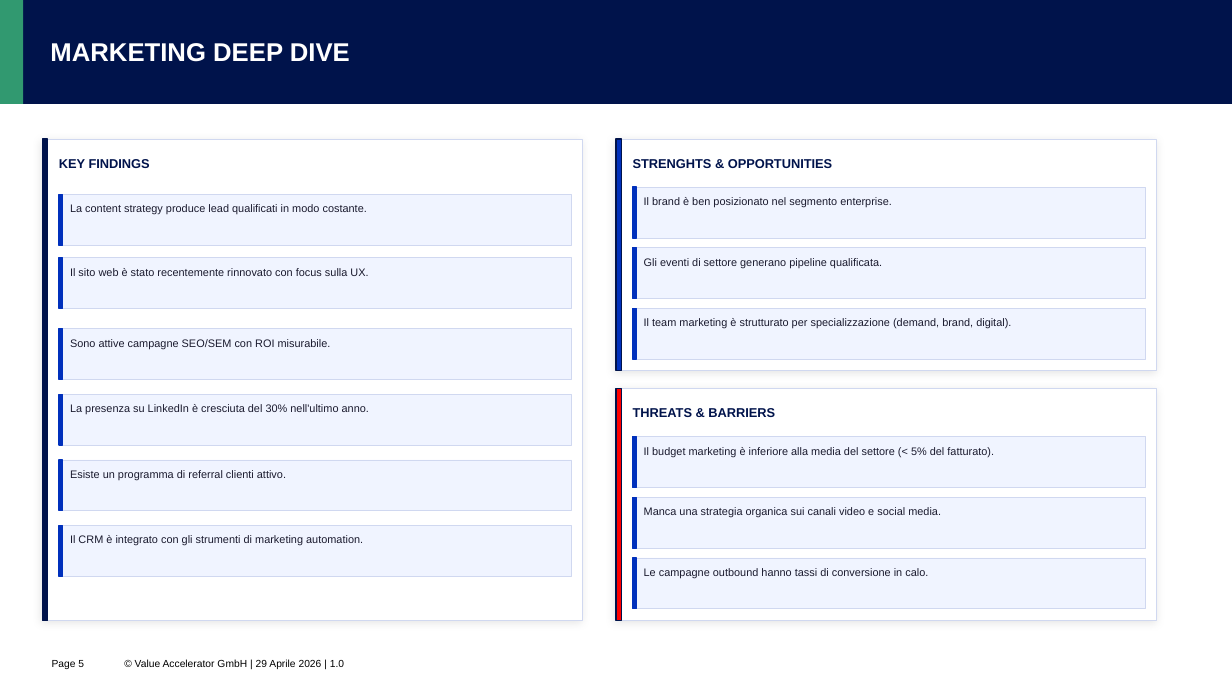
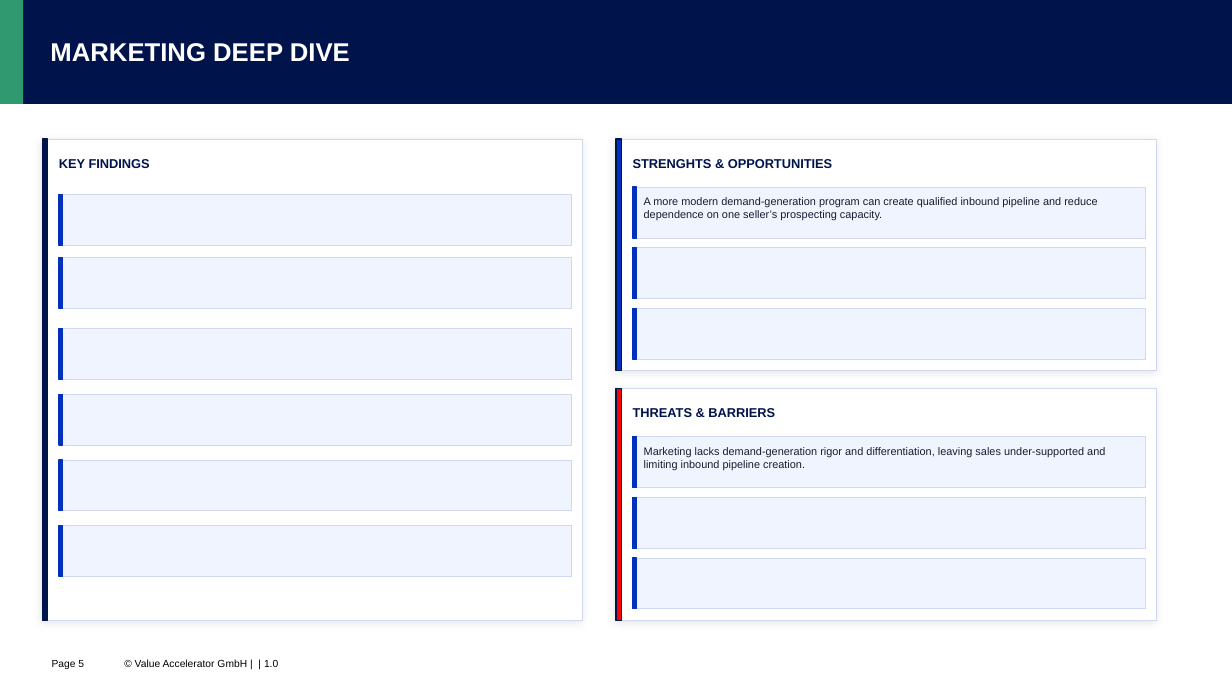
Before and after one commit to riolaf05/pptx-python-connector, a slide deck: slide 5 of report_compilato.pptx. Drawn at 1232x693 pixels with LibreOffice and Linux fonts; fonts in the diff are those of the drawing; background and template pictures are left out. Boxes give left, top, right and bottom in pixels: in the first picture for what was removed or moved away, otherwise in the second. Text is boxed around its words. In the diff, an @@ line names an element or a change of style, - is before the commit and + after.

```diff
--- a/report_compilato.pptx
+++ b/report_compilato.pptx
@@ text removed at (70, 204, 367, 215) @@
-La content strategy produce lead qualificati in modo costante.
@@ text at (644, 197, 1097, 221): text changed @@
-Il brand è ben posizionato nel segmento enterprise.
+A more modern demand-generation program can create qualified inbound pipeline and reduce dependence on one seller’s prospecting capacity.
@@ text removed at (70, 268, 368, 276) @@
-Il sito web è stato recentemente rinnovato con focus sulla UX.
@@ text removed at (644, 258, 882, 268) @@
-Gli eventi di settore generano pipeline qualificata.
@@ text removed at (644, 318, 1011, 329) @@
-Il team marketing è strutturato per specializzazione (demand, brand, digital).
@@ text removed at (70, 339, 331, 349) @@
-Sono attive campagne SEO/SEM con ROI misurabile.
@@ text removed at (70, 404, 369, 414) @@
-La presenza su LinkedIn è cresciuta del 30% nell'ultimo anno.
@@ text at (644, 447, 1105, 470): text changed @@
-Il budget marketing è inferiore alla media del settore (< 5% del fatturato).
+Marketing lacks demand-generation rigor and differentiation, leaving sales under-supported and limiting inbound pipeline creation.
@@ text removed at (70, 470, 286, 480) @@
-Esiste un programma di referral clienti attivo.
@@ text removed at (644, 507, 941, 518) @@
-Manca una strategia organica sui canali video e social media.
@@ text removed at (70, 535, 363, 546) @@
-Il CRM è integrato con gli strumenti di marketing automation.
@@ text removed at (644, 568, 928, 578) @@
-Le campagne outbound hanno tassi di conversione in calo.
@@ text at (135, 659, 278, 667): text changed @@
-© Value Accelerator GmbH | 29 Aprile 2026 | 1.0
+© Value Accelerator GmbH | | 1.0
```
Also in this commit, not shown: 12 other slides changed, 4 other files.
